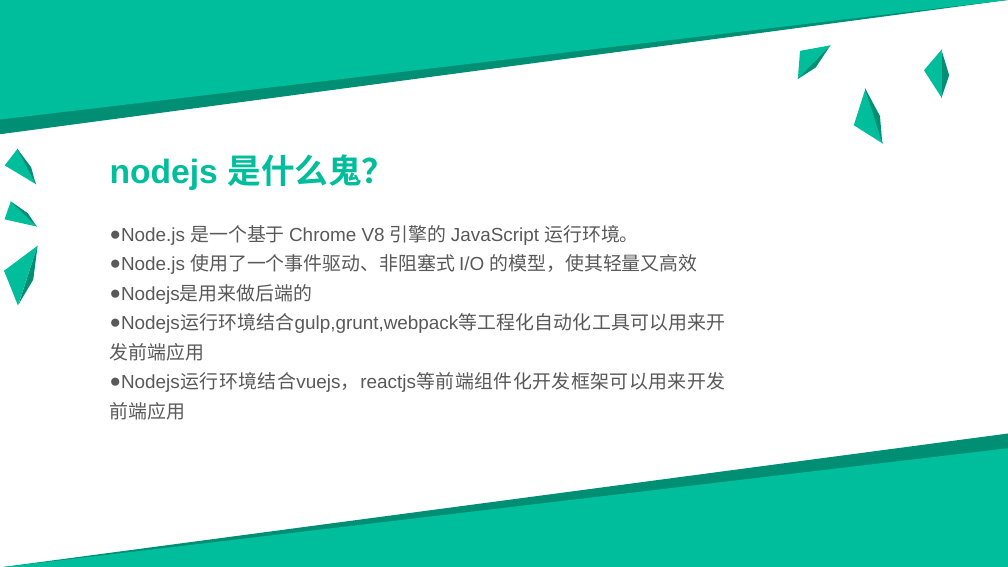
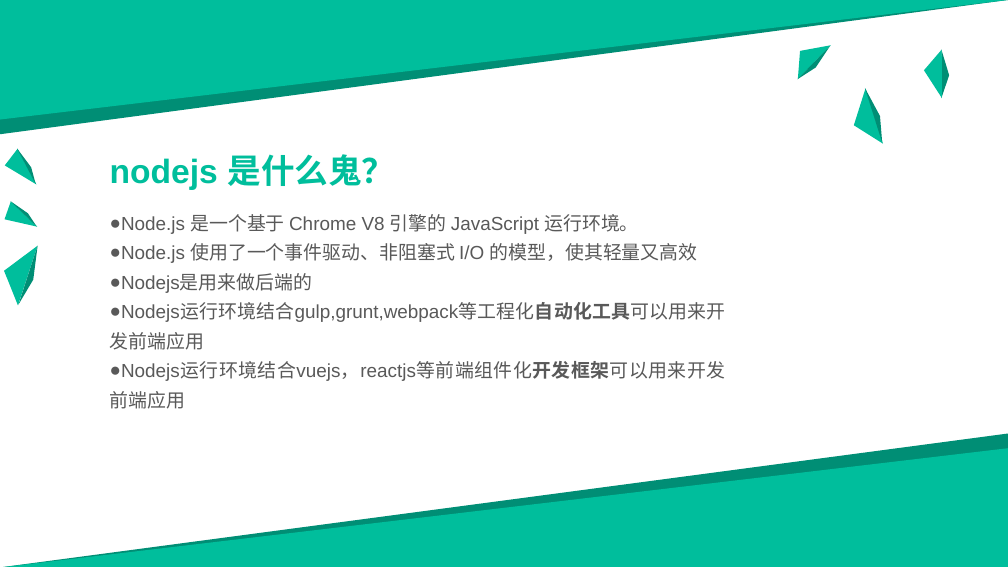
Before and after one commit to SiberianMark/travels, a slide deck: slide 4 of gulptest/nodejs.pptx. Drawn at 1008x567 pixels with LibreOffice and Linux fonts; fonts in the diff are those of the drawing. Boxes give left, top, right and bottom in pixels: in the first picture for what was removed or moved away, otherwise in the second. Text is boxed around its words. In the diff, an @@ line names an element or a change of style, - is before the commit and + after.

```diff
--- a/gulptest/nodejs.pptx
+++ b/gulptest/nodejs.pptx
@@ text "Node.js 是一个基于 Chrome V8 引擎的 ...": place and size @@
-text "Node.js 是一个基于 Chrome V8 引擎的 ..." at box(110, 225, 726, 392)
+text "Node.js 是一个基于 Chrome V8 引擎的 ..." at box(110, 214, 726, 381)
@@ text at box(110, 303, 726, 381): bold on in "Nodejs运行环境结合gulp,grunt,webpack等工程化自动化工具可以用来开发前端应用", "Nodejs运行环境结合vuejs，reactjs等前端组件化开发框架可以用来开发前端应用" @@
```
Also in this commit, not shown: 9 other slides changed, 11 slides added, 6 other files.
